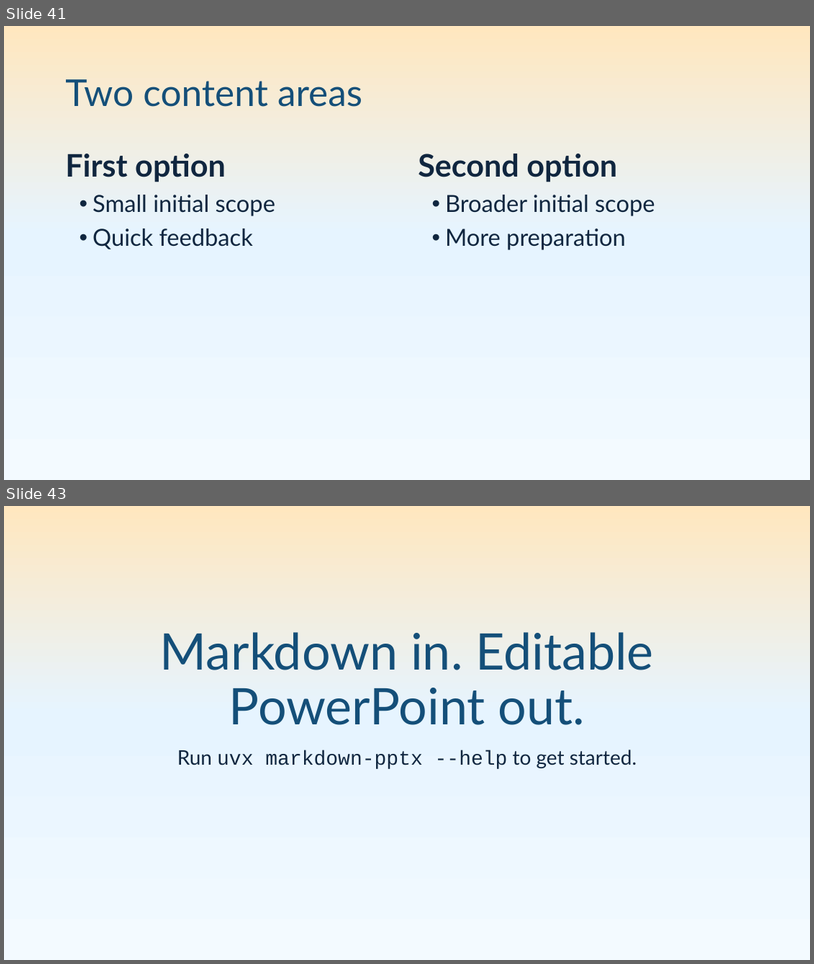
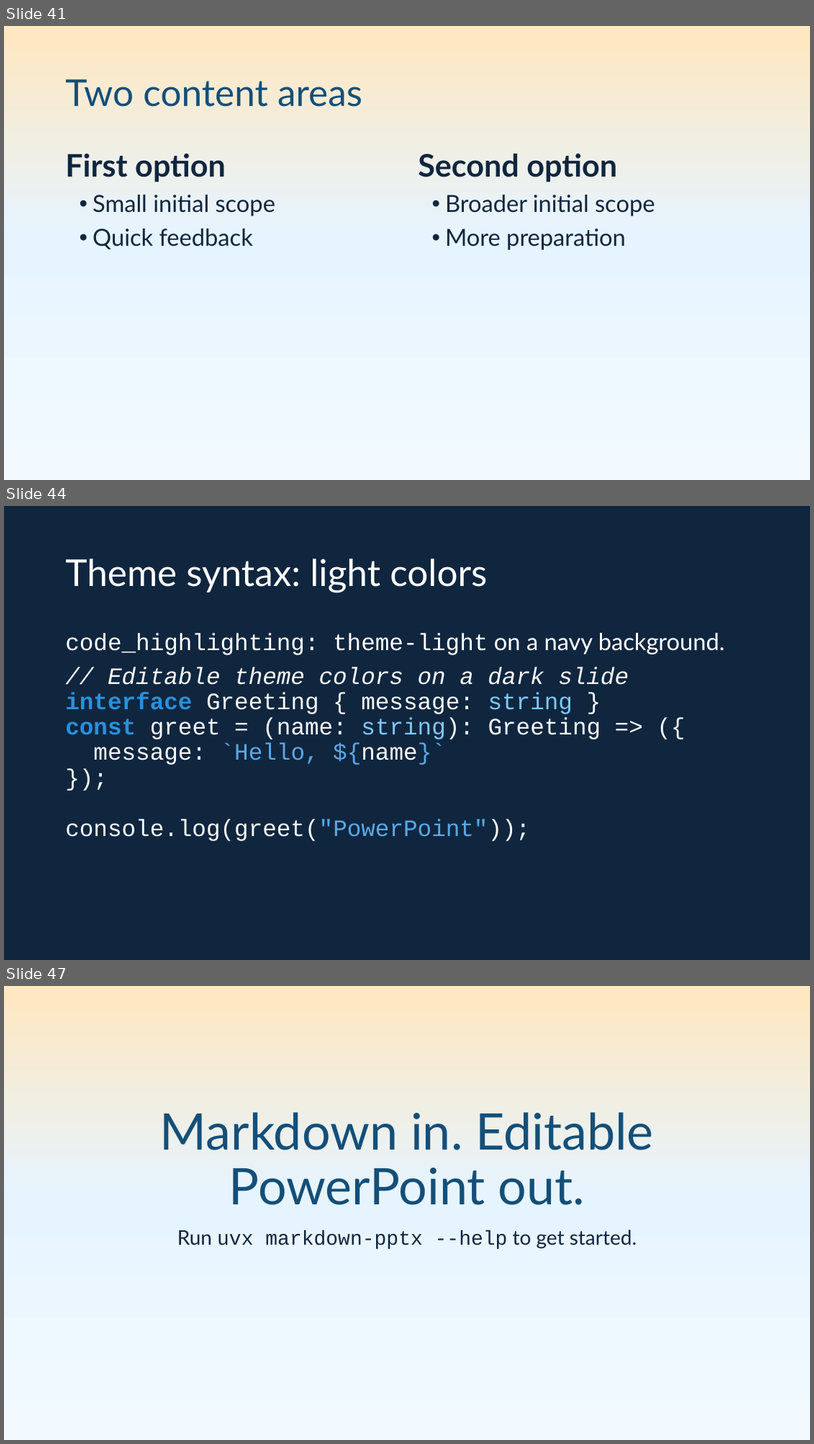
Before and after one commit to pseudosavant/markdown-pptx, a slide deck: sample/showcase.pptx. Shown one above the other, each under a label of ours: slides 41 and 43 before the commit, slides 41, 44 and 47 after it; the slides between them are not shown. The pictures are 814x964 and 814x1444 pixels, drawn with LibreOffice and Linux fonts; fonts in the diff are those of the drawing. Boxes give left, top, right and bottom in pixels: in the first picture for what was removed or moved away, otherwise in the second. Text is boxed around its words. In the diff, an @@ line names an element or a change of style, - is before the commit and + after.

Commit message:
Add optional theme syntax colors with contrast analysis

```diff
--- a/sample/showcase.pptx
+++ b/sample/showcase.pptx
@@ slide 44 added at [4, 506, 810, 960], background #10263F @@
@@ title added at [65, 559, 487, 592], 44 pt, text #FFFFFF @@
+Theme syntax: light colors
@@ text added at [65, 633, 725, 841], 28 pt, text #F9F9F9 @@
+code_highlighting: theme-light on a navy background.
+// Editable theme colors on a dark slide
+interface Greeting { message: string }
+const greet = (name: string): Greeting => ({
+message: `Hello, ${name}`
+});
+console.log(greet("PowerPoint"));
@@ what was slide 43 is now slide 47 @@
```
Also in this commit, not shown: 3 other slides added, 16 other files.
